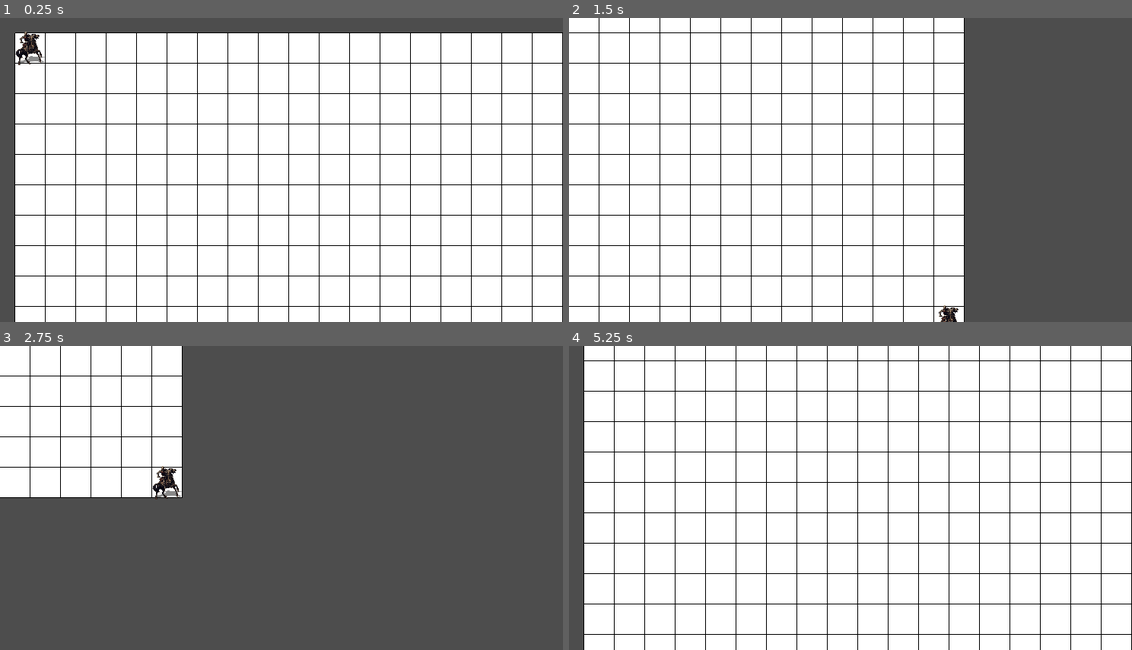
Above: before the commit, frames 1-4 (two rows, left to right).
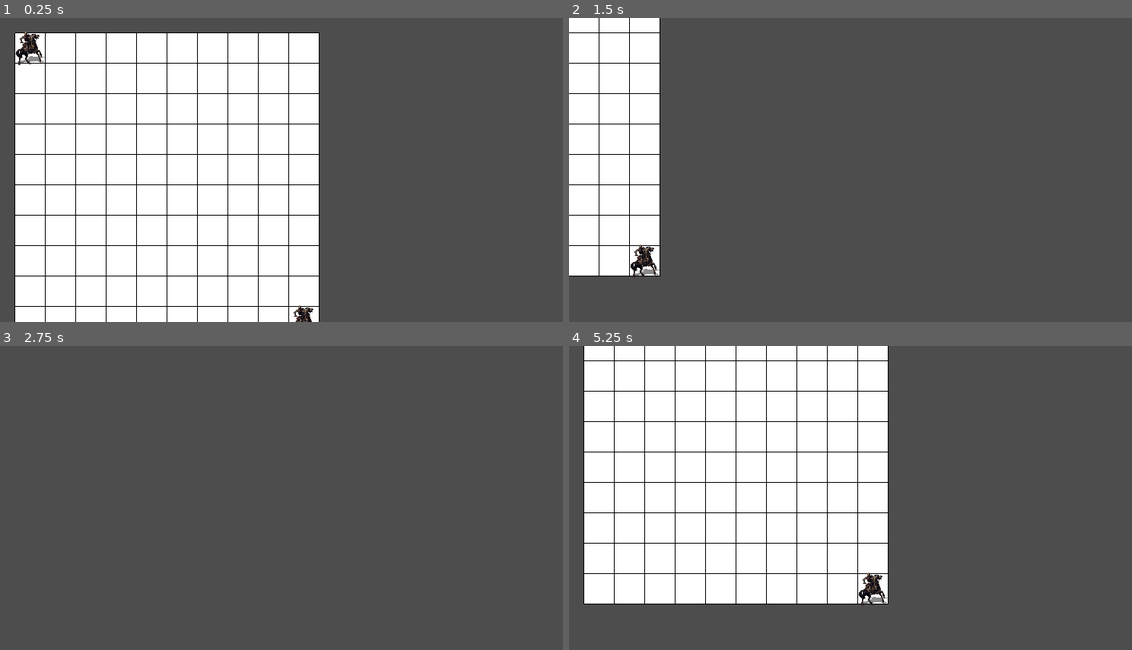
Above: after the commit, the same moments.

Repository: Thriliriel/Tactics
Game: Godot game, scene res://Scenes/game.tscn
Same seed, same stepped clock (60 frames per second), same inputs: the game is played once before the commit and once after it.
Inputs (mouse positions are in pixels of both pictures, inside the frame that each line leads up to):
- Up to frame 1 (0.25 s): no input
- Up to frame 2 (1.5 s): tap Enter at 0.5 s; move the mouse to (602, 48) at 0.52 s; hold D (move_right) 0.53-1.28 s; click (602, 48) at 0.67 s; move the mouse to (569, 48) at 1.27 s; hold S (move_down) from 1.28 s (still down); click (569, 48) at 1.42 s
- Up to frame 3 (2.75 s): move the mouse to (16, 346) at 2.02 s; release S (move_down) at 2.03 s; hold D (move_right) from 2.03 s (still down); click (16, 346) at 2.17 s
- Up to frame 4 (5.25 s): move the mouse to (585, 361) at 2.77 s; release D (move_right) at 2.78 s; hold W (move_up) 2.78-3.53 s; click (585, 361) at 2.92 s; move the mouse to (569, 361) at 3.52 s; hold A (move_left) 3.53-5.03 s; click (569, 361) at 3.67 s; move the mouse to (569, 376) at 4.27 s; click (569, 376) at 4.42 s; move the mouse to (585, 406) at 5.02 s; hold S (move_down) from 5.03 s (still down); click (585, 406) at 5.17 s

The runs differ from the first frame. In frame 1, 41% of the frame differs, in the area x 52-100%, y 4-100%; in frame 2, 57%, in the area x 0-71%, y 0-100%; in frame 3, 16%; in frame 4, 52%.

Commit message:
attacks and actions working

Diff:
--- a/Scenes/game.tscn
+++ b/Scenes/game.tscn
@@ -1,9 +1,11 @@
-[gd_scene load_steps=5 format=3 uid="uid://c17u6olytjsar"]
+[gd_scene load_steps=7 format=3 uid="uid://c17u6olytjsar"]
 
 [ext_resource type="Script" path="res://Scripts/game.gd" id="1_iebm0"]
 [ext_resource type="PackedScene" uid="uid://c1fwc511w24il" path="res://Scenes/block.tscn" id="2_go6jx"]
 [ext_resource type="PackedScene" uid="uid://b7jvgfich5sww" path="res://Scenes/player.tscn" id="3_0pj5p"]
 [ext_resource type="PackedScene" uid="uid://c43efhjrgkh0n" path="res://Scenes/hudActions.tscn" id="4_jgrv7"]
+[ext_resource type="PackedScene" uid="uid://c1e5e38r5o3u3" path="res://Scenes/hudTarget.tscn" id="5_adjq2"]
+[ext_resource type="PackedScene" uid="uid://bhxqm2bylg3ak" path="res://Scenes/hudConfirmAttack.tscn" id="6_uwiew"]
 
 [node name="Game" type="Node2D"]
 position = Vector2(40, 40)
@@ -16,5 +18,27 @@
 
 [node name="HUDActions" parent="." instance=ExtResource("4_jgrv7")]
 
+[node name="HUDTarget" parent="." instance=ExtResource("5_adjq2")]
+
+[node name="HUDConfirmAttack" parent="." instance=ExtResource("6_uwiew")]
+
+[node name="CanvasLayer" type="CanvasLayer" parent="."]
+
+[node name="ChooseUnit" type="Label" parent="CanvasLayer"]
+anchors_preset = 5
+anchor_left = 0.5
+anchor_right = 0.5
+offset_left = -140.5
+offset_right = 140.5
+offset_bottom = 34.0
+grow_horizontal = 2
+size_flags_horizontal = 6
+size_flags_vertical = 0
+theme_override_colors/font_color = Color(0, 0, 0, 1)
+theme_override_font_sizes/font_size = 24
+text = "Choose an unit to attack"
+
+[connection signal="attackPress" from="HUDActions" to="." method="_on_hud_actions_attack_press"]
 [connection signal="cancelPress" from="HUDActions" to="." method="_on_hud_actions_cancel_press"]
 [connection signal="waitPress" from="HUDActions" to="." method="_on_hud_actions_wait_press"]
+[connection signal="charge" from="HUDConfirmAttack" to="." method="charge"]
--- a/Scenes/hudActions.tscn
+++ b/Scenes/hudActions.tscn
@@ -1036,5 +1036,6 @@
 theme_override_font_sizes/font_size = 30
 text = "Cancel"
 
+[connection signal="pressed" from="AttackButton" to="." method="_on_attack_button_pressed"]
 [connection signal="pressed" from="WaitButton" to="." method="_on_wait_button_pressed"]
 [connection signal="pressed" from="CancelButton" to="." method="_on_cancel_button_pressed"]
--- /dev/null
+++ b/Scenes/hudConfirmAttack.tscn
@@ -0,0 +1,22 @@
+[gd_scene load_steps=4 format=3 uid="uid://bhxqm2bylg3ak"]
+
+[ext_resource type="Script" path="res://Scripts/hudConfirmAttack.gd" id="1_01q35"]
+[ext_resource type="Texture2D" uid="uid://d1r5hnbt4f3n8" path="res://Images/crossedSwords.png" id="1_6hrsg"]
+
+[sub_resource type="RectangleShape2D" id="RectangleShape2D_g7qbo"]
+size = Vector2(33, 32)
+
+[node name="HUDConfirmAttack" type="Node2D"]
+scale = Vector2(0.5, 0.5)
+script = ExtResource("1_01q35")
+
+[node name="CrossedSwords" type="Sprite2D" parent="."]
+texture = ExtResource("1_6hrsg")
+
+[node name="Area2D" type="Area2D" parent="."]
+
+[node name="CollisionShape2D" type="CollisionShape2D" parent="Area2D"]
+position = Vector2(-0.5, -1)
+shape = SubResource("RectangleShape2D_g7qbo")
+
+[connection signal="input_event" from="Area2D" to="." method="_on_area_2d_input_event"]
--- /dev/null
+++ b/Scenes/hudTarget.tscn
@@ -0,0 +1,17 @@
+[gd_scene load_steps=3 format=3 uid="uid://c1e5e38r5o3u3"]
+
+[ext_resource type="Texture2D" uid="uid://d1me4ousgwvuu" path="res://Images/leftbracket.png" id="1_6gh04"]
+[ext_resource type="Texture2D" uid="uid://3yt5lf4n4oxl" path="res://Images/rightbracket.png" id="2_1cujp"]
+
+[node name="HUDTarget" type="Node2D"]
+
+[node name="Target" type="Node2D" parent="."]
+scale = Vector2(1, 0.5)
+
+[node name="LeftTarget" type="Sprite2D" parent="Target"]
+texture = ExtResource("1_6gh04")
+offset = Vector2(-20, 0)
+
+[node name="RightTarget" type="Sprite2D" parent="Target"]
+position = Vector2(20, 0)
+texture = ExtResource("2_1cujp")
--- a/Scenes/player.tscn
+++ b/Scenes/player.tscn
@@ -7,7 +7,6 @@
 size = Vector2(330, 410)
 
 [node name="Player" type="Node2D" groups=["unit"]]
-position = Vector2(362, 189)
 scale = Vector2(0.1, 0.1)
 script = ExtResource("1_s3sgs")
 
--- a/Scripts/creation.gd
+++ b/Scripts/creation.gd
@@ -1,7 +1,7 @@
 extends Node2D
 
 #size of the map
-var mapSize = Vector2i(20,12)
+var mapSize = Vector2i(10,10)
 #size of each block
 var blockSize = Vector2(0,0)
 #json filename
--- a/Scripts/game.gd
+++ b/Scripts/game.gd
@@ -10,19 +10,31 @@
 var blockSize = Vector2(0,0)
 #store all blocks of the map
 var blocks
+#store all units
+var units = []
 #camera speed
 var cameraSpeed = 400
 #map to load
 var mapToLoad = "clearMap.json"
 #if a player is selected, no other can be selected
-var playedClicked = false
+var playedClicked = Node2D
 signal playerSelected
 signal playerDeselected
 
+#if a unit can attack another, keeps a list of attackable ones
+var foundEnemies
+#unit chosen to be attacked
+var attackedUnit: Node2D
+
 # Called when the node enters the scene tree for the first time.
 func _ready():
-	#hide the actions
+	#hide the actions and the target
 	$HUDActions.hide()
+	$HUDTarget.hide()
+	$CanvasLayer/ChooseUnit.hide()
+	$HUDConfirmAttack.hide()
+
+	foundEnemies = []
 
 	#draw the map
 	draw_map()
@@ -36,13 +48,15 @@
 	unit.node = firstNode
 	unit.lastNode = firstNode
 	blocks[firstNode].unit = unit
-	#manually bind the clicked signal of the unit to the calc_star
+	#manually bind the clicked signal of the unit to the calc_star, alongside other signals
 	unit.clicked.connect(calc_star.bind())
 	unit.cancelClick.connect(cancelMovement.bind())
+	unit.selectedTarget.connect(selectAttackTarget.bind())
 	playerSelected.connect(unit.selectAnotherPlayer.bind())
 	playerDeselected.connect(unit.deselectAnotherPlayer.bind())
 	#add child
 	add_child(unit)
+	units.append(unit)
 
 	#another unit in the map, jjust to test
 	unit = unitScene.instantiate()
@@ -53,13 +67,15 @@
 	#set the unit node
 	unit.node = firstNode
 	unit.lastNode = firstNode
-	#manually bind the clicked signal of the unit to the calc_star
+	#manually bind the clicked signal of the unit to the calc_star, alongside other signals
 	unit.clicked.connect(calc_star.bind())
 	unit.cancelClick.connect(cancelMovement.bind())
+	unit.selectedTarget.connect(selectAttackTarget.bind())
 	playerSelected.connect(unit.selectAnotherPlayer.bind())
 	playerDeselected.connect(unit.deselectAnotherPlayer.bind())
 	#add child
 	add_child(unit)
+	units.append(unit)
 
 # Called every frame. 'delta' is the elapsed time since the previous frame.
 func _process(delta):
@@ -128,7 +144,7 @@
 #when player click on unit, calculate possible route
 func calc_star(unit):
 	#there is a player selected
-	playedClicked = true
+	playedClicked = unit
 	playerSelected.emit()
 
 	#print(len(blocks))
@@ -230,15 +246,16 @@
 			#for each of them, hide or show. Wait, Item and Cancel are default, so they are always there
 			#attack button
 			if child.name.contains("Attack"):
-				var foundEnemies = checkForEnemies(unit)
-				if foundEnemies:
+				foundEnemies = checkForEnemies(unit)
+				if !foundEnemies.is_empty():
 					child.show()
 				else:
 					child.hide()
 
 #check is there is any unit nearby
 func checkForEnemies(unit):
-	var found = false
+	#list with the enemies found nearby
+	var found = []
 
 	#to check, get the blocks north, south, west and east
 	#Godot gets from the drawing by columns. So, to do so, index/size = column. index%size = row
@@ -252,22 +269,22 @@
 	#west
 	var indx = unitCol * mapSize.y + (unitRow-1)
 	if blocks[indx].unit != null:
-		found = true
+		found.append(blocks[indx].unit)
 	#print("West: " + str(indx))
 	#east
 	indx = unitCol * mapSize.y + (unitRow+1)
 	if blocks[indx].unit != null:
-		found = true
+		found.append(blocks[indx].unit)
 	#print("East: " + str(indx))
 	#north
 	indx = (unitCol-1) * mapSize.y + unitRow
 	if blocks[indx].unit != null:
-		found = true
+		found.append(blocks[indx].unit)
 	#print("North: " + str(indx))
 	#south
 	indx = (unitCol+1) * mapSize.y + unitRow
 	if blocks[indx].unit != null:
-		found = true
+		found.append(blocks[indx].unit)
 	#print("South: " + str(indx))
 	return found
 
@@ -275,6 +292,9 @@
 func cancelMovement(unit):
 	#release the blocks
 	releaseBlocks(unit)
+
+	#reset the units
+	resetUnits()
 
 	$HUDActions.hide()
 
@@ -290,6 +310,46 @@
 func _on_hud_actions_cancel_press(unit):
 	cancelMovementHUD(unit)
 
-
 func _on_hud_actions_wait_press():
 	$HUDActions.hide()
+
+func _on_hud_actions_attack_press(unit):
+	$HUDActions.hide()
+
+	$CanvasLayer/ChooseUnit.show()
+
+	#when attacking, the unit cant be clicked, and the possible enemies can be clicked to be selected only
+	unit.canClick = false
+	for enemy in foundEnemies:
+		enemy.possibleTarget = true
+
+func selectAttackTarget(targetUnit):
+	attackedUnit = targetUnit
+
+	$CanvasLayer/ChooseUnit.hide()
+
+	#put the target at the position of the first enemy in the list
+	$HUDTarget.position = attackedUnit.position
+	$HUDTarget.show()
+
+	#also, show the confirmation attack image
+	$HUDConfirmAttack.position = attackedUnit.position - Vector2(30,30)
+	$HUDConfirmAttack.show()
+
+#attack unit!
+func charge():
+	print(attackedUnit.hp)
+	attackedUnit.hp -= playedClicked.attack - attackedUnit.defense
+	print(attackedUnit.hp)
+
+	#reset stuff
+	$HUDTarget.hide()
+	$HUDConfirmAttack.hide()
+	attackedUnit = null
+	playedClicked = null
+	resetUnits()
+
+#reset all units
+func resetUnits():
+	for un in units:
+		un.resetStuff()
--- a/Scripts/hudActions.gd
+++ b/Scripts/hudActions.gd
@@ -4,6 +4,8 @@
 signal cancelPress
 #when player finishes to movement the unit
 signal waitPress
+#when player attacks
+signal attackPress
 
 #unit which opened the panel
 var unitPanel: Node2D
@@ -11,6 +13,8 @@
 func _on_cancel_button_pressed():
 	cancelPress.emit(unitPanel)
 
-
 func _on_wait_button_pressed():
 	waitPress.emit()
+
+func _on_attack_button_pressed():
+	attackPress.emit(unitPanel)
--- /dev/null
+++ b/Scripts/hudConfirmAttack.gd
@@ -0,0 +1,20 @@
+extends Node2D
+
+signal charge
+
+# Called when the node enters the scene tree for the first time.
+func _ready():
+	pass # Replace with function body.
+
+
+# Called every frame. 'delta' is the elapsed time since the previous frame.
+func _process(delta):
+	pass
+
+func _on_area_2d_input_event(viewport, event, shape_idx):
+	if event is InputEventMouseButton:
+		#if being targeted as target for an attack
+		if event.button_index == MOUSE_BUTTON_LEFT:
+			if event.is_pressed() && not event.is_echo():
+				#emit signal
+				charge.emit()
--- a/Scripts/player.gd
+++ b/Scripts/player.gd
@@ -7,7 +7,10 @@
 #index of the node which needs to be freed
 var freeNode: int
 #if another unit is clicked, cannot select this one
-var otherClicked = false
+var canClick = true
+#also, player can be clicked to be selected as an attack target
+var possibleTarget = false
+signal selectedTarget
 
 #signal to unit clicked
 signal clicked
@@ -17,6 +20,8 @@
 var isClicked = false
 
 #unit's attributes and info
+#unit HP
+var hp: int
 #unit name
 var unitName: String
 #unit movement (determines the amount of nodes it can move)
@@ -41,6 +46,10 @@
 	freeNode = -1
 	#test
 	movement = 8
+	hp = 20
+	attack = 5
+	defense = 2
+	unitName = "Unit"
 
 # Called every frame. 'delta' is the elapsed time since the previous frame.
 func _process(delta):
@@ -48,11 +57,18 @@
 
 func _on_area_2d_input_event(viewport, event, shape_idx):
 	if event is InputEventMouseButton:
-		if event.button_index == MOUSE_BUTTON_LEFT and !otherClicked:
+		#if being targeted as target for an attack
+		if event.button_index == MOUSE_BUTTON_LEFT and possibleTarget:
+			if event.is_pressed() && not event.is_echo():
+				#emit signal and set as clicked
+				selectedTarget.emit(self)
+		#if player wants to move this unit
+		elif event.button_index == MOUSE_BUTTON_LEFT and canClick:
 			if event.is_pressed() && not event.is_echo():
 				#emit signal and set as clicked
 				isClicked = true
 				clicked.emit(self)
+		#if player wants to cancel the action
 		elif event.button_index == MOUSE_BUTTON_RIGHT and isClicked: #can only cancel if unit is clicked
 			if event.is_pressed() && not event.is_echo():
 				#emit signal and set as not clicked
@@ -60,7 +76,13 @@
 				cancelClick.emit(self)
 
 func selectAnotherPlayer():
-	otherClicked = true
+	canClick = false
 
 func deselectAnotherPlayer():
-	otherClicked = false
+	canClick = true
+
+#reset the unit
+func resetStuff():
+	canClick = true
+	possibleTarget = false
+	isClicked = false
--- a/clearMap.json
+++ b/clearMap.json
@@ -1 +1 @@
-{"Row0":[0,0,0,0,0,0,0,0,0,0,0,0],"Row1":[0,0,0,0,0,0,0,0,0,0,0,0],"Row2":[0,0,0,0,0,0,0,0,0,0,0,0],"Row3":[0,0,0,0,0,0,0,0,0,0,0,0],"Row4":[0,0,0,0,0,0,0,0,0,0,0,0],"Row5":[0,0,0,0,0,0,0,0,0,0,0,0],"Row6":[0,0,0,0,0,0,0,0,0,0,0,0],"Row7":[0,0,0,0,0,0,0,0,0,0,0,0],"Row8":[0,0,0,0,0,0,0,0,0,0,0,0],"Row9":[0,0,0,0,0,0,0,0,0,0,0,0],"Row10":[0,0,0,0,0,0,0,0,0,0,0,0],"Row11":[0,0,0,0,0,0,0,0,0,0,0,0],"Row12":[0,0,0,0,0,0,0,0,0,0,0,0],"Row13":[0,0,0,0,0,0,0,0,0,0,0,0],"Row14":[0,0,0,0,0,0,0,0,0,0,0,0],"Row15":[0,0,0,0,0,0,0,0,0,0,0,0],"Row16":[0,0,0,0,0,0,0,0,0,0,0,0],"Row17":[0,0,0,0,0,0,0,0,0,0,0,0],"Row18":[0,0,0,0,0,0,0,0,0,0,0,0],"Row19":[0,0,0,0,0,0,0,0,0,0,0,0]}
+{"Row0":[0,0,0,0,0,0,0,0,0,0],"Row1":[0,0,0,0,0,0,0,0,0,0],"Row2":[0,0,0,0,0,0,0,0,0,0],"Row3":[0,0,0,0,0,0,0,0,0,0],"Row4":[0,0,0,0,0,0,0,0,0,0],"Row5":[0,0,0,0,0,0,0,0,0,0],"Row6":[0,0,0,0,0,0,0,0,0,0],"Row7":[0,0,0,0,0,0,0,0,0,0],"Row8":[0,0,0,0,0,0,0,0,0,0],"Row9":[0,0,0,0,0,0,0,0,0,0]}
Binary file added: Images/crossedSwords.png
Not shown, added: Images/crossedSwords.png.import
Binary file added: Images/leftbracket.png
Not shown, added: Images/leftbracket.png.import
Binary file added: Images/rightbracket.png
Not shown, added: Images/rightbracket.png.import
